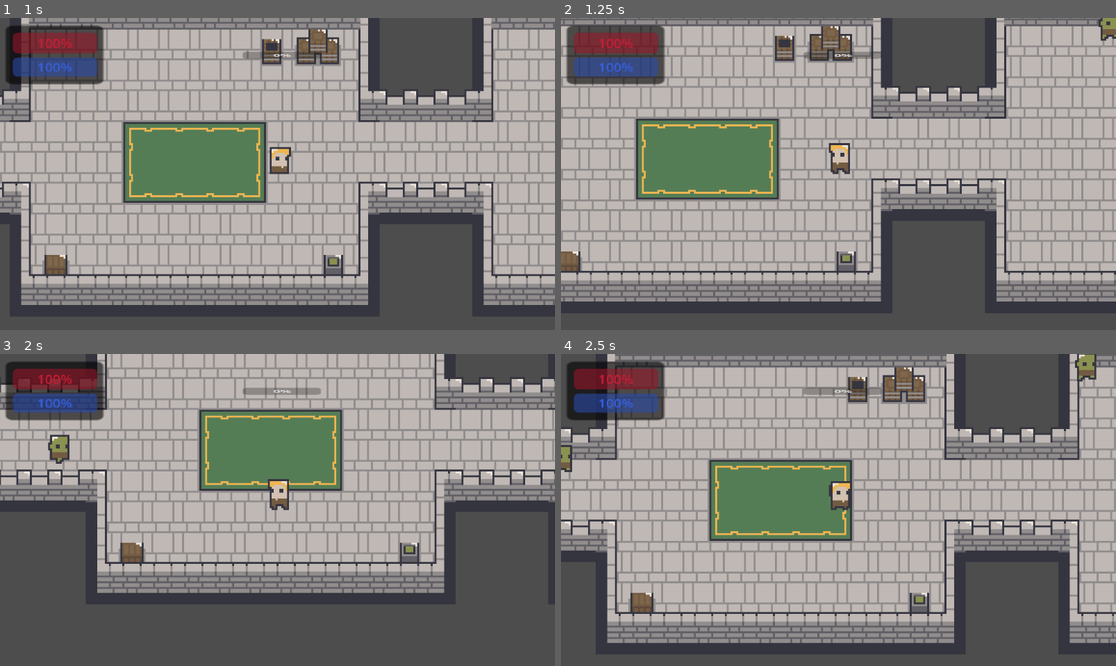
Above: before the commit, frames 1-4 (two rows, left to right).
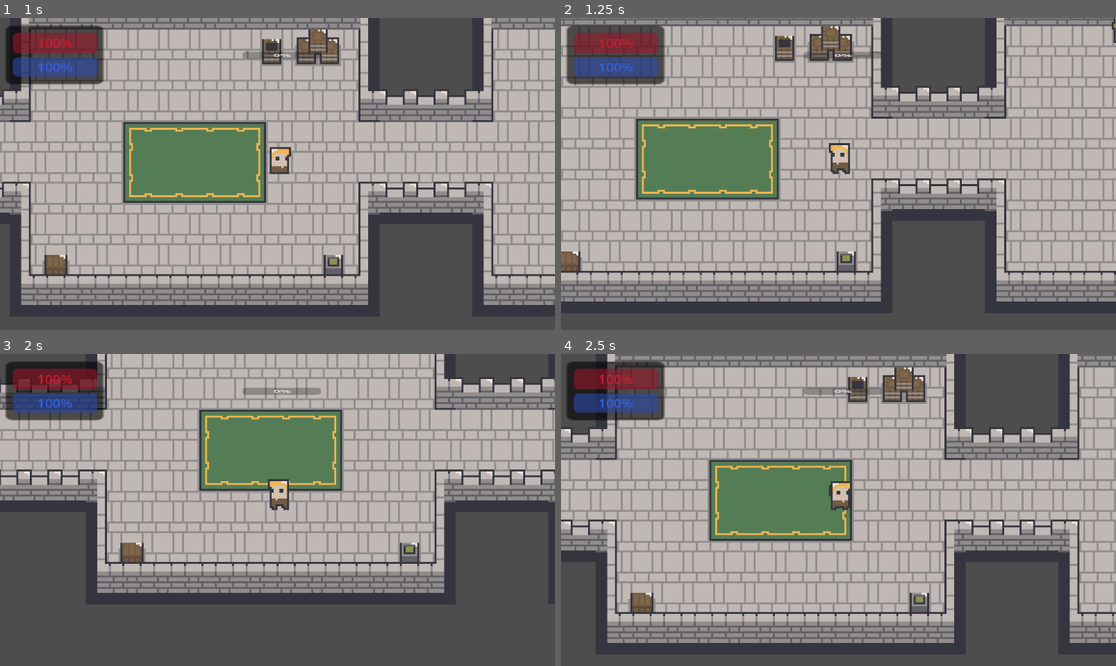
Above: after the commit, the same moments.

Repository: qmarsala/DeliciousDungeon
Game: Godot game, scene res://scenes/game.tscn
The game is run twice, just before and just after one commit, with the same random seed, the same clock (stepped at 60 frames per second) and the same inputs.
Inputs (mouse positions are in pixels of both pictures, inside the frame that each line leads up to):
- Up to frame 1 (1 s): move the mouse to (399, 158) at 0.52 s; press the mouse at (399, 158) at 0.53 s; hold D (move_east) from 0.53 s (still down)
- Up to frame 2 (1.25 s): keep holding D (move_east)
- Up to frame 3 (2 s): move the mouse to (166, 525) at 1.27 s; release D (move_east) at 1.28 s; release the mouse at (166, 525) at 1.28 s; hold S (move_south) from 1.28 s (still down); tap Q (basic_attack) at 1.35 s; click (166, 525) at 1.55 s
- Up to frame 4 (2.5 s): move the mouse to (894, 441) at 2.02 s; release S (move_south) at 2.03 s; press the mouse at (894, 441) at 2.03 s; hold D (move_east) from 2.03 s (still down); tap W (heavy_attack) at 2.1 s

Frame 1 is identical in both runs. In frame 2, 0.2% of the frame differs, in the area x 96-100%, y 0-9%; in frame 3, 0.3%; in frame 4, 0.5%, in the area x 0-97%, y 0-38%.

Commit message:
experiment with dead state

Diff:
--- a/src/assets/scripts/enemy.gd
+++ b/src/assets/scripts/enemy.gd
@@ -7,35 +7,23 @@
 const ATTACK_COOLDOWN = 1
 
 @onready var animations: AnimatedSprite2D = $Animations
-@onready var death_timer: Timer = $DeathTimer
-@onready var timer: Timer = $Timer
-@onready var melee_range: RayCast2D = $MeleeRange
-@onready var cooldown_timer: Timer = $CooldownTimer
-
-@onready var idle_state: EnemyState = $IdleState
-@onready var exploring_state: EnemyState = $ExploringState
-@onready var fighting_state: EnemyState = $FightingState
-@onready var dead_state: EnemyState = $DeadState
-@onready var goblin_state: EnemyState = $IdleState
-@onready var explore_ray_cast: RayCast2D = $ExploreRayCast
 
 var health = STARTING_HP
 var is_dead = false
-var player_is_visible = false
-var player_is_in_range = false
-var attack_is_cooling_down = false
+
+func _process(delta: float) -> void:
+	is_dead = health <= 0
+
+func _physics_process(delta: float) -> void:
+	if is_dead: return
+	move_and_slide()
+	play_animation()
 
 func play_animation():
-	if velocity == Vector2.ZERO:
-		animations.play("idle")
-	else:
-		animations.play("run")
-
-func _physics_process(delta: float) -> void:
-	move_and_slide()
-
 	if velocity.length() > 0:
 		animations.play("run")
+	else:
+		animations.play("idle")
 	animations.flip_h = velocity.x > 0
 
 func receive_damage(damage):
@@ -45,9 +33,5 @@
 	health -= damage
 	print("taking ", damage, " health:", health)
 
-
 func _on_death_timer_timeout() -> void:
 	queue_free()
-
-func _on_cooldown_timer_timeout() -> void:
-	attack_is_cooling_down = false
--- a/src/assets/scripts/enemy_states/enemy_dead_state.gd
+++ b/src/assets/scripts/enemy_states/enemy_dead_state.gd
@@ -1,12 +1,12 @@
 extends EnemyState
 class_name EnemyDeadState
 
-func handle_process(context: Enemy, delta: float):
-	if context.is_dead:
-		return
-	context.is_dead = true
-	context.animations.play("die")
-	context.death_timer.start(.75)
+@onready var death_timer: Timer = $DeathTimer
 
-func handle_physics_process(context: Enemy, delta: float):
-	context.velocity = Vector2.ZERO
+func enter():
+	death_timer.start(.7)
+	enemy.animations.play("die")
+
+func handle_physics_process(delta: float):
+	#is this really how we want to do this?
+	enemy.velocity = Vector2(move_toward(enemy.velocity.x, Vector2.ZERO.x, delta), move_toward(enemy.velocity.y, Vector2.ZERO.y, delta))
--- a/src/assets/scripts/enemy_states/enemy_exploring_state.gd
+++ b/src/assets/scripts/enemy_states/enemy_exploring_state.gd
@@ -1,9 +1,7 @@
 extends EnemyState
 class_name EnemyExploringState
 
-@export var enemy: CharacterBody2D
 @export var move_speed := 75
-
 var move_direction : Vector2
 var explore_time : float
 
@@ -15,6 +13,7 @@
 	randomize_explore()
 
 func handle_process(delta: float):
+	if enemy_is_dead(): return
 	if explore_time > 0:
 		explore_time -= delta
 	else:
--- a/src/assets/scripts/enemy_states/enemy_fighting_state.gd
+++ b/src/assets/scripts/enemy_states/enemy_fighting_state.gd
@@ -1,19 +1,21 @@
 extends EnemyState
 class_name EnemyFightingState
 
-func handle_process(context: Enemy, delta: float):
-	if context.attack_is_cooling_down or not context.player_is_visible:
-		return
-	context.cooldown_timer.start(context.ATTACK_COOLDOWN)
-	context.attack_is_cooling_down = true
-	context.melee_range.look_at(context.target.global_position)
-	var target = context.melee_range.get_collider()
-	if target:
-		target.receive_damage(1.5)
+func handle_process(delta: float):
+	pass
+	# if enemy.attack_is_cooling_down or not enemy.player_is_visible:
+	# 	return
+	# context.cooldown_timer.start(context.ATTACK_COOLDOWN)
+	# context.attack_is_cooling_down = true
+	# context.melee_range.look_at(context.target.global_position)
+	# var target = context.melee_range.get_collider()
+	# if target:
+	# 	target.receive_damage(1.5)
 
-func handle_physics_process(context: Enemy, delta: float):
-	if context.player_is_in_range:
-		context.velocity = Vector2.ZERO
-		return
-	var direction = context.global_position.direction_to(context.target.global_position)
-	context.velocity = direction.normalized() * context.SPEED
+func handle_physics_process(delta: float):
+	pass
+	# if context.player_is_in_range:
+	# 	context.velocity = Vector2.ZERO
+	# 	return
+	# var direction = context.global_position.direction_to(context.target.global_position)
+	# context.velocity = direction.normalized() * context.SPEED
--- a/src/assets/scripts/enemy_states/enemy_state.gd
+++ b/src/assets/scripts/enemy_states/enemy_state.gd
@@ -1,5 +1,7 @@
 extends Node
 class_name EnemyState
+
+@export var enemy: Enemy
 
 signal Transitioned
 
@@ -14,3 +16,9 @@
 
 func handle_physics_process(delta: float):
 	pass
+
+func enemy_is_dead():
+	if enemy and enemy.is_dead:
+		print(self.name.to_lower())
+		Transitioned.emit(self, "EnemyDeadState")
+	return enemy.is_dead
--- a/src/assets/scripts/state_machine.gd
+++ b/src/assets/scripts/enemy_states/enemy_state_machine.gd
@@ -1,5 +1,5 @@
 extends Node
-class_name StateMachine
+class_name EnemyStateMachine
 
 @export var initial_state: EnemyState
 var current_state: EnemyState
@@ -25,7 +25,9 @@
 func on_child_transition(state, new_state_name):
 	if state != current_state:
 		return
+	transition_to(new_state_name)
 
+func transition_to(new_state_name):
 	var new_state = states.get(new_state_name.to_lower())
 	if !new_state:
 		return
--- a/src/assets/scripts/player.gd
+++ b/src/assets/scripts/player.gd
@@ -6,7 +6,7 @@
 const STARTING_NUTRITION = 10
 
 @onready var character_sprite: AnimatedSprite2D = $CharacterSprite
-@onready var cooldown_timer: Timer = $CooldownTimer
+#@onready var cooldown_timer: Timer = $CooldownTimer
 @onready var interact_ray_cast: RayCast2D = $InteractionRayCast
 @onready var death_timer: Timer = $DeathTimer
 @onready var player_ui: PlayerUI = $PlayerUI
--- a/src/scenes/goblin.tscn
+++ b/src/scenes/goblin.tscn
@@ -2,8 +2,12 @@
 
 [ext_resource type="Script" path="res://assets/scripts/enemy.gd" id="1_8oweg"]
 [ext_resource type="Texture2D" uid="uid://c63k7jadehpp7" path="res://assets/sprites/dungeon/goblin_.png" id="2_el4qn"]
-[ext_resource type="Script" path="res://assets/scripts/state_machine.gd" id="2_ln33q"]
+[ext_resource type="Script" path="res://assets/scripts/enemy_states/enemy_state_machine.gd" id="2_ln33q"]
 [ext_resource type="Script" path="res://assets/scripts/enemy_states/enemy_exploring_state.gd" id="3_o0flm"]
+[ext_resource type="Script" path="res://assets/scripts/enemy_states/enemy_dead_state.gd" id="3_snqy6"]
+
+[sub_resource type="RectangleShape2D" id="RectangleShape2D_iev8x"]
+size = Vector2(8, 14)
 
 [sub_resource type="AtlasTexture" id="AtlasTexture_b577t"]
 atlas = ExtResource("2_el4qn")
@@ -139,12 +143,6 @@
 "name": &"run",
 "speed": 10.0
 }]
-
-[sub_resource type="RectangleShape2D" id="RectangleShape2D_iev8x"]
-size = Vector2(8, 14)
-
-[sub_resource type="CircleShape2D" id="CircleShape2D_4tvgt"]
-radius = 14.0
 
 [sub_resource type="CircleShape2D" id="CircleShape2D_aapxa"]
 radius = 50.0
@@ -162,33 +160,33 @@
 
 [node name="EnemyExploringState" type="Node" parent="StateMachine" node_paths=PackedStringArray("enemy")]
 script = ExtResource("3_o0flm")
+move_speed = 25
 enemy = NodePath("../..")
 
-[node name="Timer" type="Timer" parent="."]
-wait_time = 0.75
-autostart = true
-
-[node name="DeathTimer" type="Timer" parent="."]
-
-[node name="CooldownTimer" type="Timer" parent="."]
+[node name="EnemyDeadState" type="Node" parent="StateMachine" node_paths=PackedStringArray("enemy")]
+script = ExtResource("3_snqy6")
+enemy = NodePath("../..")
+
+[node name="DeathTimer" type="Timer" parent="StateMachine/EnemyDeadState"]
+
+[node name="CollisionShape2D" type="CollisionShape2D" parent="."]
+position = Vector2(0, 5)
+shape = SubResource("RectangleShape2D_iev8x")
+debug_color = Color(0.917647, 0.0392157, 0.0352941, 0.419608)
 
 [node name="Animations" type="AnimatedSprite2D" parent="."]
 sprite_frames = SubResource("SpriteFrames_s8l4v")
 animation = &"run"
 autoplay = "idle"
 
-[node name="CollisionShape2D" type="CollisionShape2D" parent="."]
-position = Vector2(0, 5)
-shape = SubResource("RectangleShape2D_iev8x")
-debug_color = Color(0.917647, 0.0392157, 0.0352941, 0.419608)
-
-[node name="PersonalSpace" type="Area2D" parent="."]
-collision_layer = 0
+[node name="MeleeRange" type="RayCast2D" parent="."]
+position = Vector2(0, 5)
+target_position = Vector2(20, 0)
 collision_mask = 2
 
-[node name="CollisionShape2D" type="CollisionShape2D" parent="PersonalSpace"]
-position = Vector2(0, 5)
-shape = SubResource("CircleShape2D_4tvgt")
+[node name="ExploreRayCast" type="RayCast2D" parent="."]
+position = Vector2(0, 5)
+target_position = Vector2(14, 0)
 
 [node name="VisonArea" type="Area2D" parent="."]
 collision_layer = 0
@@ -198,19 +196,6 @@
 position = Vector2(0, 5)
 shape = SubResource("CircleShape2D_aapxa")
 
-[node name="MeleeRange" type="RayCast2D" parent="."]
-position = Vector2(0, 5)
-target_position = Vector2(20, 0)
-collision_mask = 2
-
-[node name="ExploreRayCast" type="RayCast2D" parent="."]
-position = Vector2(0, 5)
-target_position = Vector2(14, 0)
-
-[connection signal="timeout" from="Timer" to="." method="_on_timer_timeout"]
-[connection signal="timeout" from="DeathTimer" to="." method="_on_death_timer_timeout"]
-[connection signal="timeout" from="CooldownTimer" to="." method="_on_cooldown_timer_timeout"]
-[connection signal="body_entered" from="PersonalSpace" to="." method="_on_personal_space_body_entered"]
-[connection signal="body_exited" from="PersonalSpace" to="." method="_on_personal_space_body_exited"]
+[connection signal="timeout" from="StateMachine/EnemyDeadState/DeathTimer" to="." method="_on_death_timer_timeout"]
 [connection signal="body_entered" from="VisonArea" to="." method="_on_vison_area_body_entered"]
 [connection signal="body_exited" from="VisonArea" to="." method="_on_vison_area_body_exited"]
